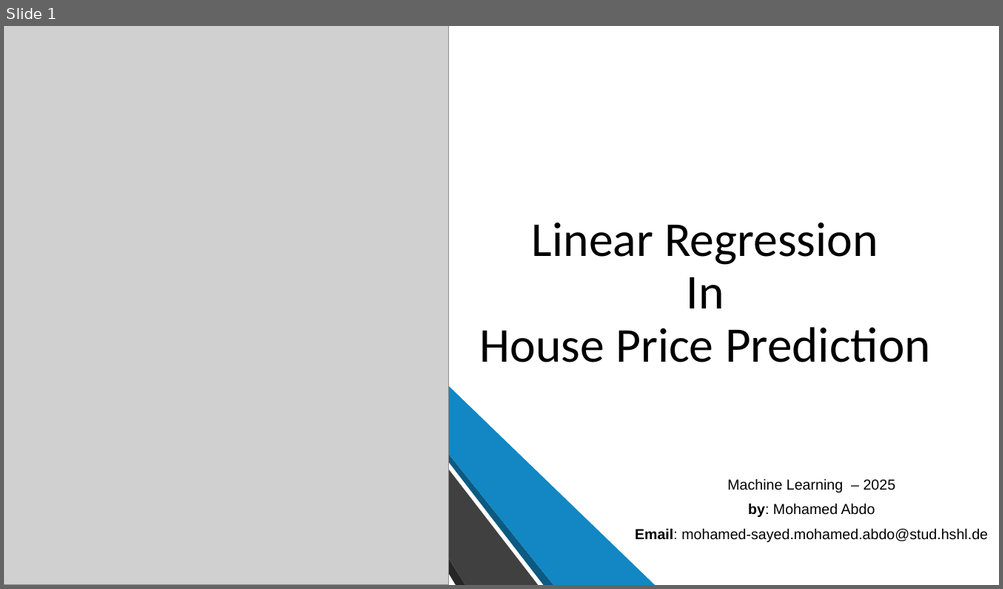
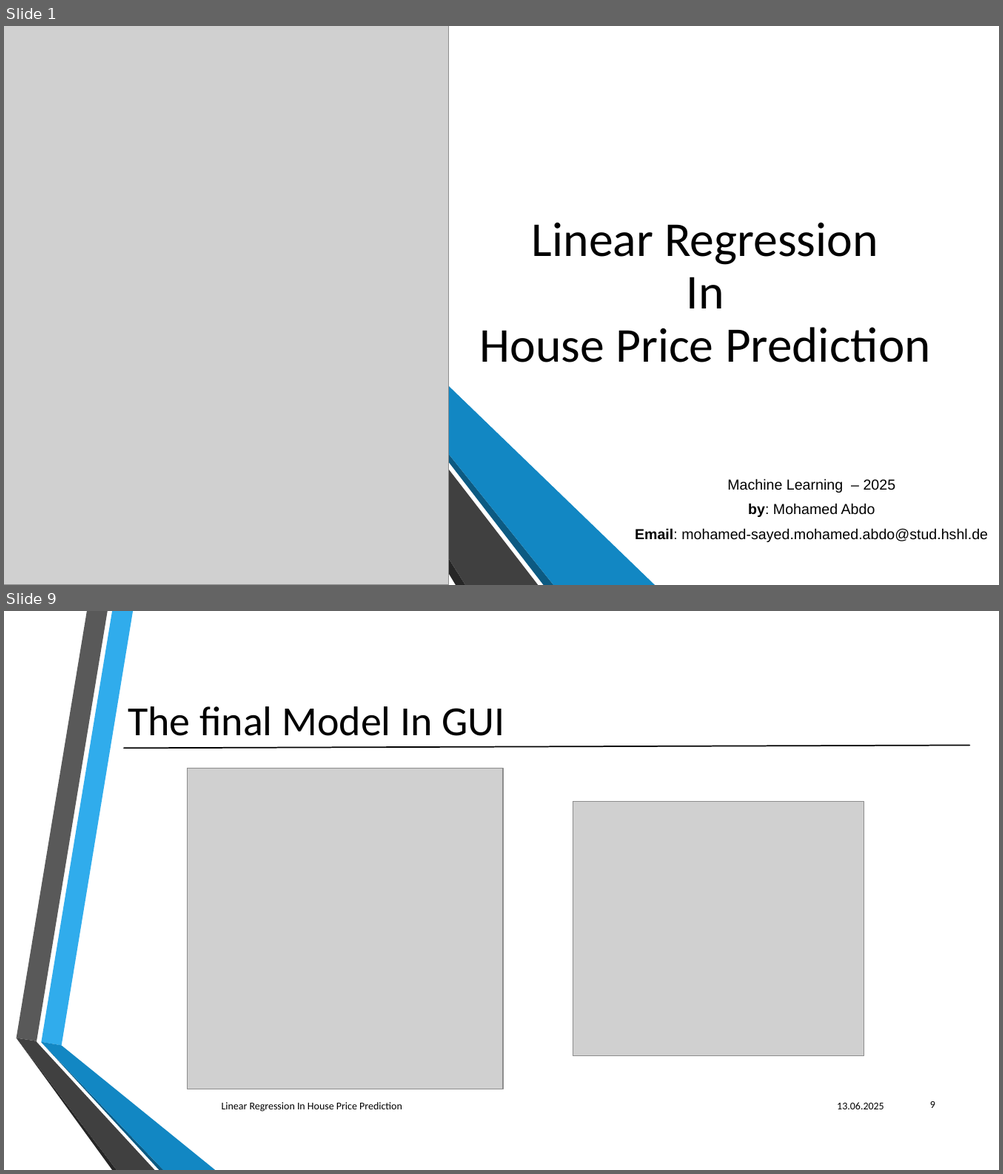
Before and after one commit to MoAbdoHSHL/Machine-Learning-model, a slide deck: LinearRegression_Abdo.pptx. Shown one above the other, each under a label of ours: slide 1 before the commit, slides 1 and 9 after it; the slides between them are not shown. The pictures are 1003x589 and 1003x1174 pixels, drawn with LibreOffice and Linux fonts; fonts in the diff are those of the drawing; grey boxes stand for pictures. Boxes give left, top, right and bottom in pixels: in the first picture for what was removed or moved away, otherwise in the second. Text is boxed around its words. In the diff, an @@ line names an element or a change of style, - is before the commit and + after.

```diff
--- a/LinearRegression_Abdo.pptx
+++ b/LinearRegression_Abdo.pptx
@@ slide 9 added at (x1=4, y1=611, x2=999, y2=1170), background #FFFFFF @@
@@ text added at (x1=128, y1=706, x2=504, y2=736), 40 pt, text #000000 @@
+The final Model In GUI
@@ line added from (124, 749) to (970, 745), #000000 1.25 pt @@
@@ picture added at (x1=188, y1=769, x2=504, y2=1090) @@
@@ picture added at (x1=572, y1=802, x2=864, y2=1056) @@
@@ group added at (x1=16, y1=611, x2=215, y2=1170): 6 freeform shapes @@
@@ text added at (x1=222, y1=1102, x2=402, y2=1112), 10 pt, text #000000 @@
+Linear Regression In House Price Prediction
@@ text added at (x1=836, y1=1102, x2=884, y2=1110), 10 pt, text #000000 @@
+13.06.2025
@@ page number added at (x1=930, y1=1102, x2=935, y2=1108), 10 pt, text #000000 @@
+9
```
Also in this commit, not shown: 6 slides changed, 3 other slides added, 1 slide removed, 4 other files.
